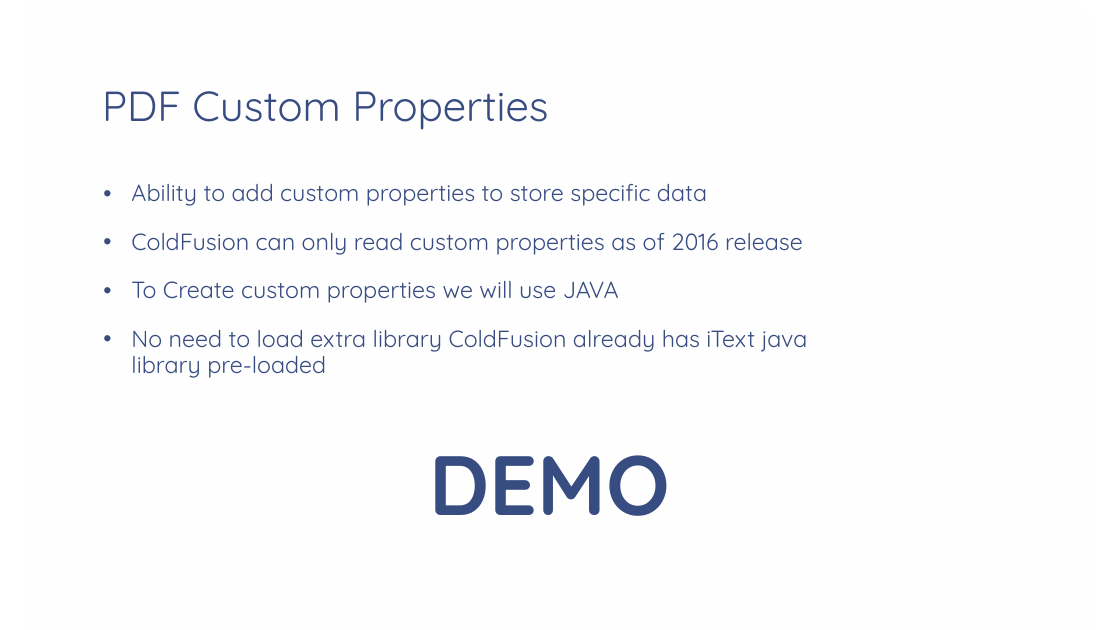
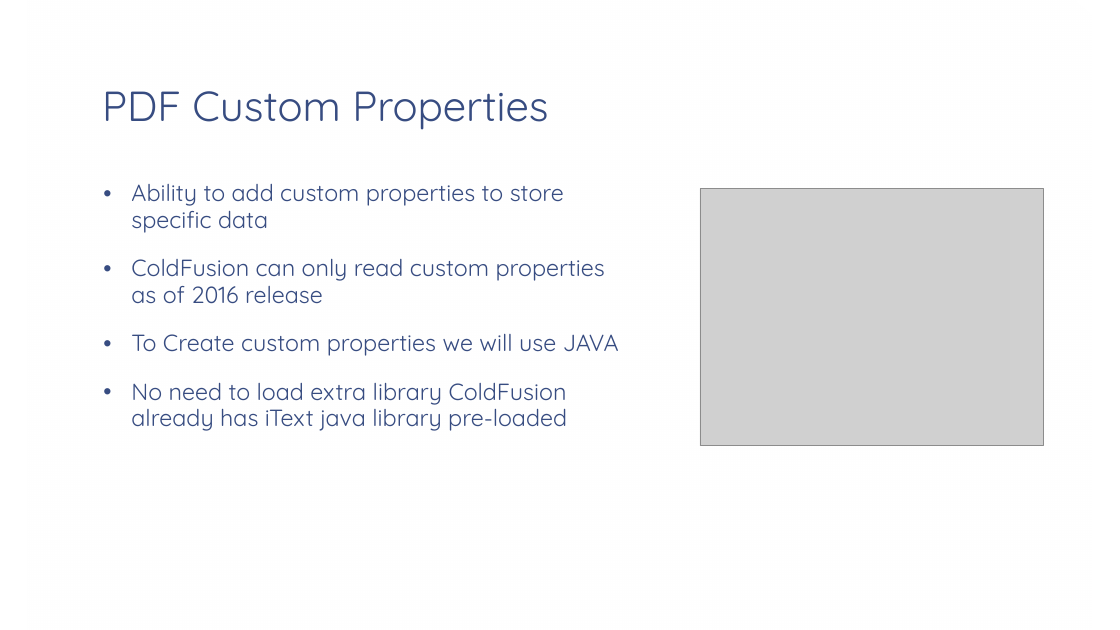
Before and after one commit to cfclick/CFSummit2016, a slide deck: slide 8 of powerpoint/SmartPDF/Don't Just PDF.pptx. Drawn at 1120x630 pixels with LibreOffice and Linux fonts; fonts in the diff are those of the drawing; grey boxes stand for pictures; background and template pictures are left out. Boxes give left, top, right and bottom in pixels: in the first picture for what was removed or moved away, otherwise in the second. Text is boxed around its words. In the diff, an @@ line names an element or a change of style, - is before the commit and + after.

```diff
--- a/powerpoint/SmartPDF/Don't Just PDF.pptx
+++ b/powerpoint/SmartPDF/Don't Just PDF.pptx
@@ text "Ability to add custom properties ..." rewrapped from (x1=131, y1=184, x2=808, y2=378) to (x1=131, y1=184, x2=619, y2=431) @@
@@ picture added at (x1=700, y1=189, x2=1043, y2=446) @@
@@ text removed at (x1=429, y1=455, x2=670, y2=516) @@
-DEMO
```
Also in this commit, not shown: 1 other slide changed, 7 slides added, 1 slide removed, 1 other file.
